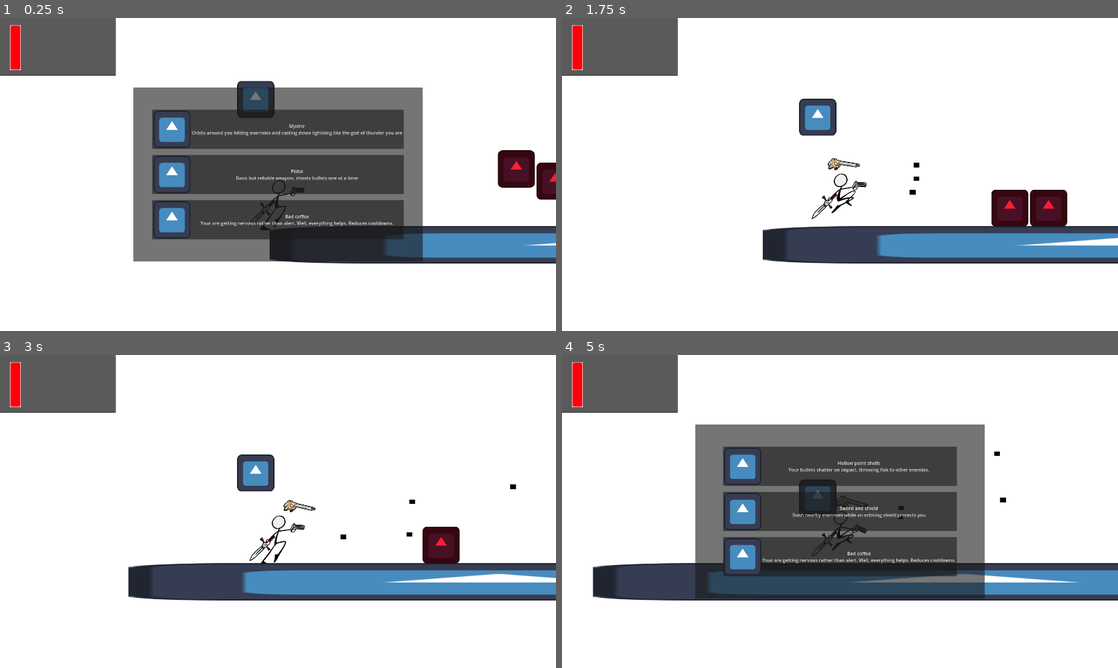
Above: before the commit, frames 1-4 (two rows, left to right).
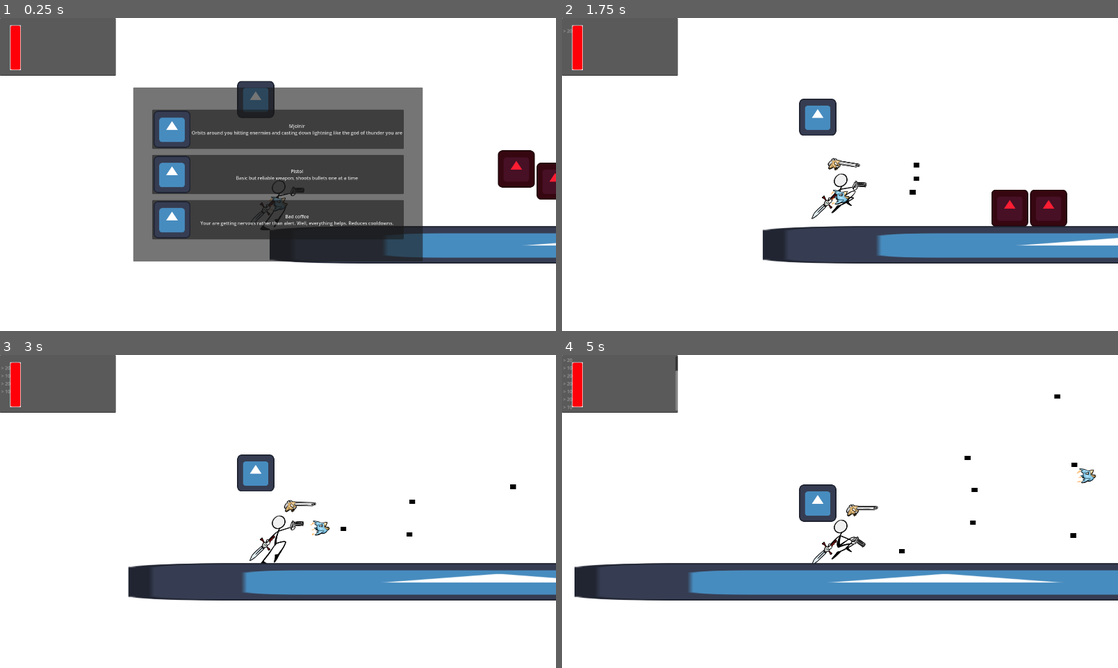
Above: after the commit, the same moments.

Repository: ricargoes/green-dusk
Game: Godot game, scene res://scenes/game.tscn
Same seed, same stepped clock (60 frames per second), same inputs: the game is played once before the commit and once after it. The engine's default icon, where the game draws it, is replaced by a stand-in: a white triangle on a blue panel in a dark square.
Inputs:
- Up to frame 1 (0.25 s): no input
- Up to frame 2 (1.75 s): click "Mjolnir Orbits around you hit…" at 0.5 s; tap Space (jump) at 1.52 s
- Up to frame 3 (3 s): tap Space (jump) at 2.27 s
- Up to frame 4 (5 s): tap Space (jump) at 3.77, 4.52 s

The runs differ from the first frame. In frame 1, less than 0.1% of the frame differs, in the area x 48-52%, y 57-62%; in frame 2, 0.1%; in frame 3, 1.2%; in frame 4, 30%, in the area x 0-97%, y 0-79%.

Commit message:
Boomerang, Flying enemy and AntiairBird

Diff:
--- a/scenes/enemies/enermy.gd
+++ b/scenes/enemies/enermy.gd
@@ -1,4 +1,4 @@
-extends CharacterBody2D
+class_name Enemy extends CharacterBody2D
 
 @export
 var resource_type = PoolManager.PoolResource.BASIC_ENEMY
@@ -9,31 +9,40 @@
 @export
 var contact_dps: float = 50.0
 
+var dead: bool = true
+
 var life_points = 1
 
 signal defeated(who)
 
 func _enter_tree():
 	life_points = max_life_points
+	dead = false
 
 func _process(delta: float) -> void:
 	if not is_on_floor():
 		velocity.y += delta*GameConstants.GRAVITY
-
 	move_and_slide()
 
+	fall_check()
+	contact_attack(delta)
+
+func fall_check():
 	if global_position.y > GameConstants.DEATH_GLOBAL_Y_POSITION:
 		die()
 
+func contact_attack(delta: float):
 	for body in $ContactDamageArea.get_overlapping_bodies():
 		if body.has_method("hurt"):
 			body.hurt(contact_dps*delta)
 
 func hurt(damage: float):
+	OnScreenTerminal.log(life_points)
 	life_points -= damage
 	if life_points <= 0:
 		die()
 
 func die():
 	defeated.emit(self)
+	dead = true
 	PoolManager.shelf_instance(self)
--- /dev/null
+++ b/scenes/enemies/flying_enemy.gd
@@ -0,0 +1,26 @@
+extends Enemy
+
+@export
+var wander_upper_limit: float =  200
+@export
+var wander_lower_limit: float =  500
+@export
+var wander_speed := Vector2(-300, 200)
+@export
+var attack_speed: float = 300
+@export
+var attack_range: int = 500
+
+func _process(delta: float) -> void:
+	var hero: Node2D = get_tree().get_first_node_in_group("hero")
+	var distance_to_hero = hero.global_position - global_position
+	if distance_to_hero.length() < attack_range:
+		velocity = distance_to_hero.normalized()* attack_speed
+	else:
+		wander_speed.y *= -1 if (global_position.y < wander_upper_limit and wander_speed.y < 0) or (global_position.y > wander_lower_limit and wander_speed.y > 0)  else 1
+		velocity = wander_speed
+
+	move_and_slide()
+
+	fall_check()
+	contact_attack(delta)
--- /dev/null
+++ b/scenes/enemies/flying_enemy.tscn
@@ -0,0 +1,15 @@
+[gd_scene load_steps=3 format=3 uid="uid://biq6mnefrwx4"]
+
+[ext_resource type="PackedScene" uid="uid://csfarad5ilhw6" path="res://scenes/enemies/enermy.tscn" id="1_5b1bj"]
+[ext_resource type="Script" path="res://scenes/enemies/flying_enemy.gd" id="2_vyr0w"]
+
+[node name="FlyingEnemy" groups=["airborne"] instance=ExtResource("1_5b1bj")]
+script = ExtResource("2_vyr0w")
+wander_upper_limit = 200.0
+wander_lower_limit = 500.0
+wander_speed = Vector2(-300, 200)
+attack_speed = 300.0
+attack_range = 500
+
+[node name="Sprite2D" parent="." index="0"]
+self_modulate = Color(1, 0.541176, 0, 1)
--- a/scenes/enemies/spawner.gd
+++ b/scenes/enemies/spawner.gd
@@ -1,7 +1,7 @@
 class_name Spawner extends Marker2D
 
 @export
-var spawning_resource: PoolManager.PoolResource = PoolManager.PoolResource.BASIC_ENEMY
+var spawning_resource: PoolManager.PoolResource = PoolManager.PoolResource.FLYING_ENEMY
 @export
 var spawning_frequency: float = 2.0
 
--- a/scenes/game.tscn
+++ b/scenes/game.tscn
@@ -79,7 +79,7 @@
 [node name="Spawners" type="Node2D" parent="."]
 
 [node name="Spawner" parent="Spawners" instance=ExtResource("2_jktu5")]
-position = Vector2(1300, 500)
+position = Vector2(2101, 500)
 spawning_frequency = 1.0
 
 [node name="Enermies" type="Node2D" parent="."]
--- a/scenes/global/game_library.gd
+++ b/scenes/global/game_library.gd
@@ -16,13 +16,13 @@
 		'type': PowerUpType.Weapon,
 		'description': 'Slash nearby enermies while an orbiting shield protects you',
 		'icon': preload("res://resources/icon.svg"),
-		'scene': preload("res://scenes/powerups/shotgun.tscn")
+		'scene': preload("res://scenes/powerups/boomerang.tscn")
 	},
 	'Boomerang': {
 		'type': PowerUpType.Weapon,
 		'description': 'Goes back and forth in a straigh line',
 		'icon': preload("res://resources/icon.svg"),
-		'scene': preload("res://scenes/powerups/shotgun.tscn")
+		'scene': preload("res://scenes/powerups/boomerang.tscn")
 	},
 	'Shotgun': {
 		'type': PowerUpType.Weapon,
--- a/scenes/global/pool_manager.gd
+++ b/scenes/global/pool_manager.gd
@@ -5,11 +5,13 @@
 enum PoolResource {
 	BULLET,
 	BASIC_ENEMY,
+	FLYING_ENEMY,
 }
 
 const resources_scenes = {
 	PoolResource.BULLET: preload("res://scenes/bullet.tscn"),
 	PoolResource.BASIC_ENEMY: preload("res://scenes/enemies/enermy.tscn"),
+	PoolResource.FLYING_ENEMY: preload("res://scenes/enemies/flying_enemy.tscn"),
 }
 
 var pool: Dictionary = {}
--- a/scenes/hero.tscn
+++ b/scenes/hero.tscn
@@ -14,6 +14,7 @@
 [ext_resource type="PackedScene" uid="uid://cdxbhwtpcrqwx" path="res://scenes/level_up_screen.tscn" id="7_y4fjo"]
 [ext_resource type="Texture2D" uid="uid://e7iq4rrlcxb8" path="res://resources/sprites/pj/pjArmSword.png" id="8_8jdhp"]
 [ext_resource type="Texture2D" uid="uid://clgvcank1n2xd" path="res://resources/sprites/pj/pjArmGun.png" id="8_cuksm"]
+[ext_resource type="PackedScene" uid="uid://de4ij3b8tp2ot" path="res://scenes/powerups/antiair_bird.tscn" id="15_2d218"]
 
 [sub_resource type="SpriteFrames" id="SpriteFrames_ldks5"]
 animations = [{
@@ -62,7 +63,7 @@
 [sub_resource type="RectangleShape2D" id="RectangleShape2D_lk7si"]
 size = Vector2(53, 137)
 
-[node name="Hero" type="CharacterBody2D"]
+[node name="Hero" type="CharacterBody2D" groups=["hero"]]
 collision_mask = 4
 floor_stop_on_slope = false
 script = ExtResource("1_omy4t")
@@ -131,4 +132,6 @@
 wait_time = 0.3
 autostart = true
 
+[node name="AntiairBird" parent="." instance=ExtResource("15_2d218")]
+
 [connection signal="timeout" from="ShootingCooldown" to="." method="shoot"]
--- /dev/null
+++ b/scenes/powerups/antiair_bird.gd
@@ -0,0 +1,38 @@
+extends Area2D
+
+@export
+var speed: float = 900
+@export
+var damage: float = 24.0
+@export
+var cooldown_time: float = 0.5
+
+var target: Enemy = null
+
+func _ready() -> void:
+	$Cooldown.wait_time = cooldown_time
+
+func _process(delta: float) -> void:
+	if target == null or target.dead:
+		var min_distance = 1200
+		var hero: Node2D = get_tree().get_first_node_in_group("hero")
+		for enemy: Enemy in get_tree().get_nodes_in_group("airborne"):
+			var distance_to_hero = (enemy.global_position - hero.global_position).length()
+			if distance_to_hero < min_distance:
+				min_distance = distance_to_hero
+				target = enemy
+		if target != null and not target.dead:
+			$Cooldown.start()
+
+	if target == null or target.dead:
+		$Cooldown.stop()
+	else:
+		var velocity = (target.global_position - global_position).normalized()*speed
+		global_position += velocity*delta
+
+func attack():
+	$AttackMove.play("attack")
+
+func _on_attack_move_animation_finished(anim_name: StringName) -> void:
+	for enemy: Enemy in get_overlapping_bodies():
+		enemy.hurt(damage)
--- /dev/null
+++ b/scenes/powerups/antiair_bird.tscn
@@ -0,0 +1,73 @@
+[gd_scene load_steps=9 format=3 uid="uid://de4ij3b8tp2ot"]
+
+[ext_resource type="Script" path="res://scenes/powerups/antiair_bird.gd" id="1_03gty"]
+[ext_resource type="Texture2D" uid="uid://cdfgex5hopune" path="res://resources/sprites/weapons/antiaereo1.png" id="2_spox1"]
+[ext_resource type="Texture2D" uid="uid://gn7d1x61o3vs" path="res://resources/sprites/weapons/antiaereo2.png" id="3_fl5oi"]
+
+[sub_resource type="AnimatedTexture" id="AnimatedTexture_jq3sg"]
+frames = 2
+frame_0/texture = ExtResource("2_spox1")
+frame_0/duration = 0.3
+frame_1/texture = ExtResource("3_fl5oi")
+frame_1/duration = 0.3
+
+[sub_resource type="CircleShape2D" id="CircleShape2D_m0bff"]
+radius = 19.0263
+
+[sub_resource type="Animation" id="Animation_pyqcy"]
+length = 0.001
+tracks/0/type = "value"
+tracks/0/imported = false
+tracks/0/enabled = true
+tracks/0/path = NodePath("Sprite2D:scale")
+tracks/0/interp = 1
+tracks/0/loop_wrap = true
+tracks/0/keys = {
+"times": PackedFloat32Array(0),
+"transitions": PackedFloat32Array(1),
+"update": 0,
+"values": [Vector2(1, 1)]
+}
+
+[sub_resource type="Animation" id="Animation_vh32b"]
+resource_name = "attack"
+tracks/0/type = "value"
+tracks/0/imported = false
+tracks/0/enabled = true
+tracks/0/path = NodePath("Sprite2D:scale")
+tracks/0/interp = 1
+tracks/0/loop_wrap = true
+tracks/0/keys = {
+"times": PackedFloat32Array(0, 0.5, 0.7, 1),
+"transitions": PackedFloat32Array(1, 1, 1, 1),
+"update": 0,
+"values": [Vector2(1, 1), Vector2(2, 2), Vector2(0.5, 0.5), Vector2(1, 1)]
+}
+
+[sub_resource type="AnimationLibrary" id="AnimationLibrary_e6ckt"]
+_data = {
+"RESET": SubResource("Animation_pyqcy"),
+"attack": SubResource("Animation_vh32b")
+}
+
+[node name="AntiairBird" type="Area2D"]
+collision_layer = 0
+collision_mask = 2
+script = ExtResource("1_03gty")
+
+[node name="Sprite2D" type="Sprite2D" parent="."]
+texture = SubResource("AnimatedTexture_jq3sg")
+
+[node name="CollisionShape2D" type="CollisionShape2D" parent="."]
+shape = SubResource("CircleShape2D_m0bff")
+
+[node name="AttackMove" type="AnimationPlayer" parent="."]
+libraries = {
+"": SubResource("AnimationLibrary_e6ckt")
+}
+speed_scale = 2.0
+
+[node name="Cooldown" type="Timer" parent="."]
+
+[connection signal="animation_finished" from="AttackMove" to="." method="_on_attack_move_animation_finished"]
+[connection signal="timeout" from="Cooldown" to="." method="attack"]
--- /dev/null
+++ b/scenes/powerups/boomerang.gd
@@ -0,0 +1,22 @@
+extends Area2D
+
+
+@export
+var pos_left := Vector2(-800, 0)
+@export
+var pos_right := Vector2(800, 0)
+@export
+var dps: float = 30.0
+@export
+var speed: float = 900
+
+var target: Vector2 = pos_right
+
+func _process(delta: float) -> void:
+	var path_to_target: Vector2 = (target - position)
+	position += speed*path_to_target.normalized()*delta
+	if path_to_target.length() < 50:
+		target = pos_left if target == pos_right else pos_right
+
+	for enemy: Enemy in get_overlapping_bodies():
+		enemy.hurt(dps*delta)
--- /dev/null
+++ b/scenes/powerups/boomerang.tscn
@@ -0,0 +1,62 @@
+[gd_scene load_steps=7 format=3 uid="uid://pgibeqeae1y2"]
+
+[ext_resource type="Texture2D" uid="uid://dn7vtwslwnmd1" path="res://resources/sprites/weapons/boomerang.png" id="1_ttx62"]
+[ext_resource type="Script" path="res://scenes/powerups/boomerang.gd" id="1_ws2ov"]
+
+[sub_resource type="CircleShape2D" id="CircleShape2D_m0bff"]
+radius = 19.0263
+
+[sub_resource type="Animation" id="Animation_lf7vk"]
+resource_name = "turn"
+loop_mode = 1
+tracks/0/type = "value"
+tracks/0/imported = false
+tracks/0/enabled = true
+tracks/0/path = NodePath("Sprite2D:rotation")
+tracks/0/interp = 1
+tracks/0/loop_wrap = true
+tracks/0/keys = {
+"times": PackedFloat32Array(0, 1),
+"transitions": PackedFloat32Array(1, 1),
+"update": 0,
+"values": [0.0, 6.28319]
+}
+
+[sub_resource type="Animation" id="Animation_ch03a"]
+length = 0.001
+tracks/0/type = "value"
+tracks/0/imported = false
+tracks/0/enabled = true
+tracks/0/path = NodePath("Sprite2D:rotation")
+tracks/0/interp = 1
+tracks/0/loop_wrap = true
+tracks/0/keys = {
+"times": PackedFloat32Array(0),
+"transitions": PackedFloat32Array(1),
+"update": 0,
+"values": [0.0]
+}
+
+[sub_resource type="AnimationLibrary" id="AnimationLibrary_uuiod"]
+_data = {
+"RESET": SubResource("Animation_ch03a"),
+"turn": SubResource("Animation_lf7vk")
+}
+
+[node name="Boomerang" type="Area2D"]
+collision_layer = 0
+collision_mask = 2
+script = ExtResource("1_ws2ov")
+
+[node name="Sprite2D" type="Sprite2D" parent="."]
+texture = ExtResource("1_ttx62")
+
+[node name="CollisionShape2D" type="CollisionShape2D" parent="."]
+shape = SubResource("CircleShape2D_m0bff")
+
+[node name="AnimationPlayer" type="AnimationPlayer" parent="."]
+libraries = {
+"": SubResource("AnimationLibrary_uuiod")
+}
+autoplay = "turn"
+speed_scale = 3.0
--- a/scenes/powerups/shotgun.tscn
+++ b/scenes/powerups/shotgun.tscn
@@ -2,6 +2,21 @@
 
 [ext_resource type="Texture2D" uid="uid://ckxkx6hu7svgw" path="res://resources/sprites/weapons/escopeta.png" id="1_1u61a"]
 [ext_resource type="Script" path="res://scenes/powerups/shotgun.gd" id="2_6cpp8"]
+
+[sub_resource type="Animation" id="Animation_xs8dp"]
+length = 0.001
+tracks/0/type = "value"
+tracks/0/imported = false
+tracks/0/enabled = true
+tracks/0/path = NodePath(".:position")
+tracks/0/interp = 1
+tracks/0/loop_wrap = true
+tracks/0/keys = {
+"times": PackedFloat32Array(0),
+"transitions": PackedFloat32Array(1),
+"update": 0,
+"values": [Vector2(0, 0)]
+}
 
 [sub_resource type="Animation" id="Animation_qy8v3"]
 resource_name = "pacing"
@@ -18,21 +33,6 @@
 "transitions": PackedFloat32Array(1, 1, 1, 1),
 "update": 0,
 "values": [Vector2(0, -120), Vector2(50, -120), Vector2(-50, -120), Vector2(0, -120)]
-}
-
-[sub_resource type="Animation" id="Animation_xs8dp"]
-length = 0.001
-tracks/0/type = "value"
-tracks/0/imported = false
-tracks/0/enabled = true
-tracks/0/path = NodePath(".:position")
-tracks/0/interp = 1
-tracks/0/loop_wrap = true
-tracks/0/keys = {
-"times": PackedFloat32Array(0),
-"transitions": PackedFloat32Array(1),
-"update": 0,
-"values": [Vector2(0, 0)]
 }
 
 [sub_resource type="AnimationLibrary" id="AnimationLibrary_38p2m"]
Not shown: 1 places in scenes/hero.tscn that only renumber resources
